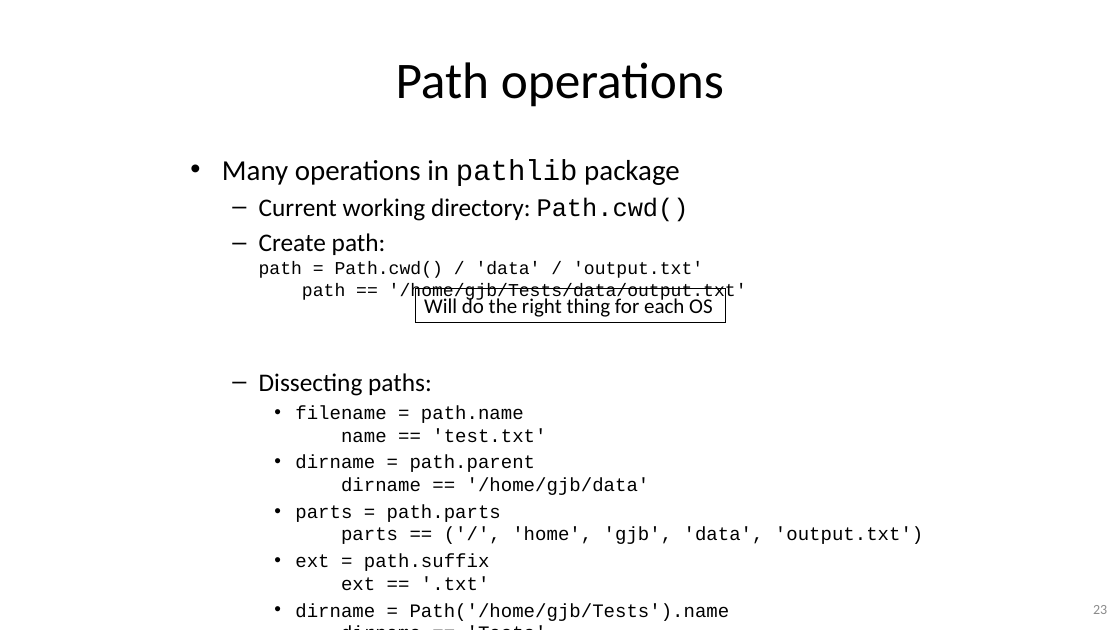
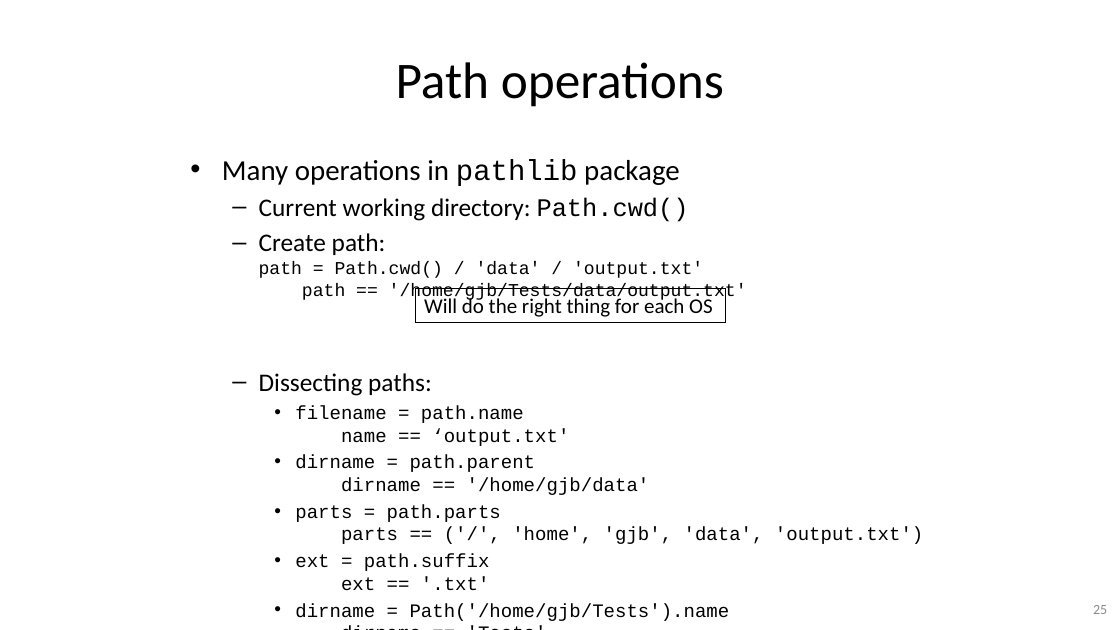
Before and after one commit to gjbex/Python-for-systems-programming, a slide deck: slide 25 of python_for_systems_programming.pptx (slide 23 before the commit). Drawn at 1120x630 pixels with LibreOffice and Linux fonts; fonts in the diff are those of the drawing. Boxes give left, top, right and bottom in pixels: in the first picture for what was removed or moved away, otherwise in the second. Text is boxed around its words. In the diff, an @@ line names an element or a change of style, - is before the commit and + after.

Commit message:
Fix typos

```diff
--- a/python_for_systems_programming.pptx
+++ b/python_for_systems_programming.pptx
@@ text at (295, 405, 569, 446): text changed @@
-    • filename = path.name
-      name == 'test.txt'
+    • filename = path.name
+      name == ‘output.txt'
@@ page number at (1093, 605, 1107, 614): text changed @@
-23
+25
```
Also in this commit, not shown: 5 other slides changed, 2 slides added.
